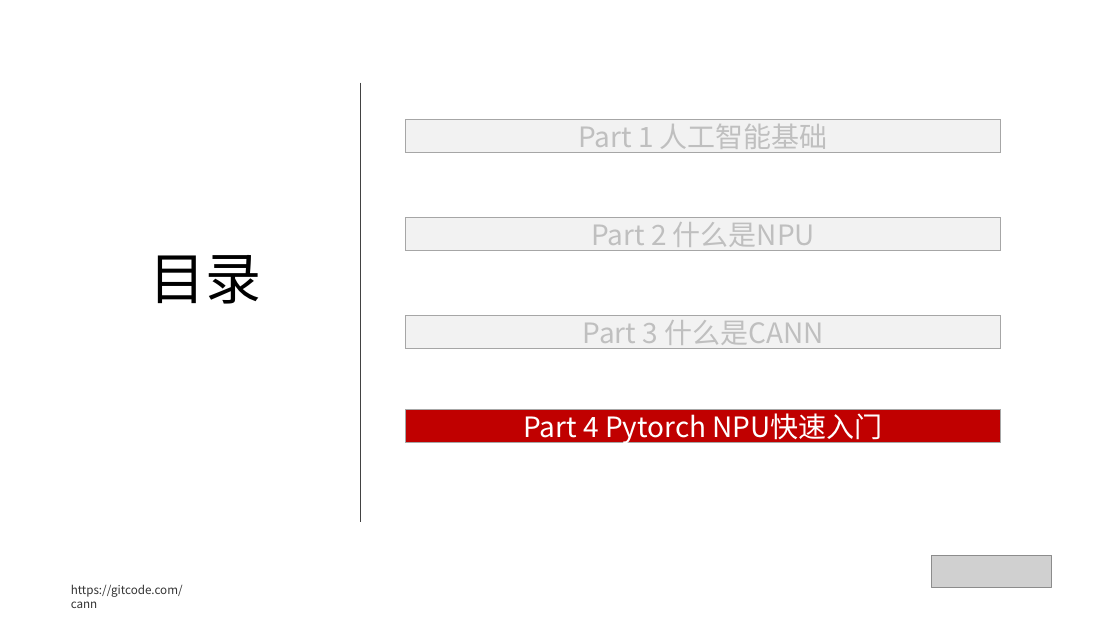
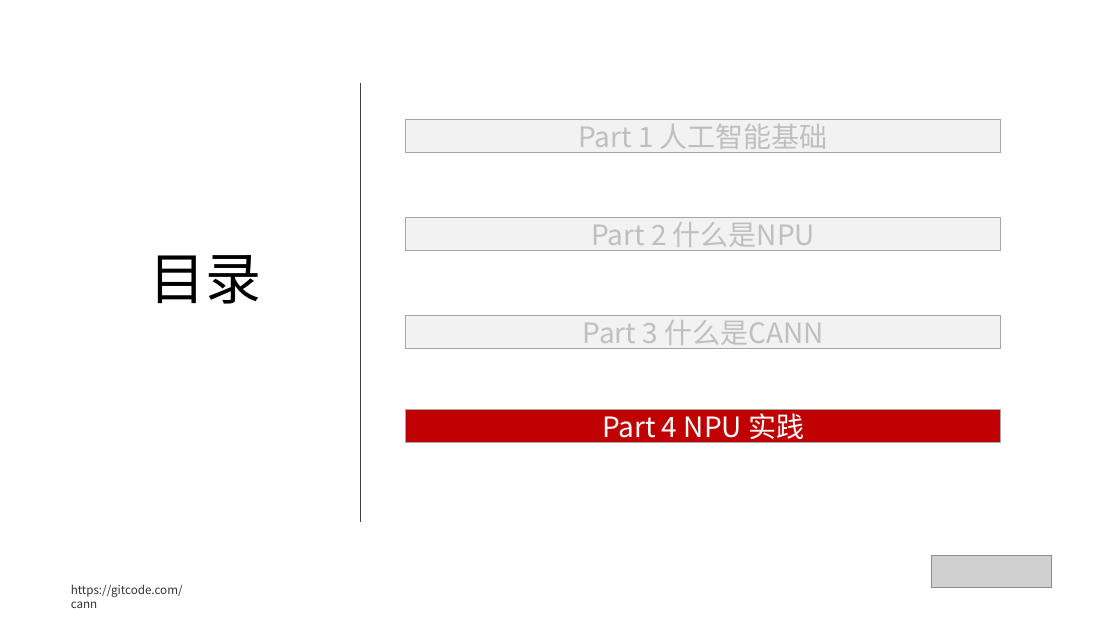
Before and after one commit to hicann/cann-learning-hub, a slide deck: slide 43 of quick_start/cann_basics/slides/artificial_intelligence_basics.pptx. Drawn at 1120x630 pixels with LibreOffice and Linux fonts; fonts in the diff are those of the drawing; grey boxes stand for pictures; background and template pictures are left out. Boxes give left, top, right and bottom in pixels: in the first picture for what was removed or moved away, otherwise in the second. Text is boxed around its words. In the diff, an @@ line names an element or a change of style, - is before the commit and + after.

```diff
--- a/quick_start/cann_basics/slides/artificial_intelligence_basics.pptx
+++ b/quick_start/cann_basics/slides/artificial_intelligence_basics.pptx
@@ text in rectangle at box(602, 409, 804, 445): text changed @@
-Part 4 Pytorch NPU快速入门
+Part 4 NPU 实践
```
Also in this commit, not shown: 7 other slides changed, 1 slide added, 10 slides removed.
